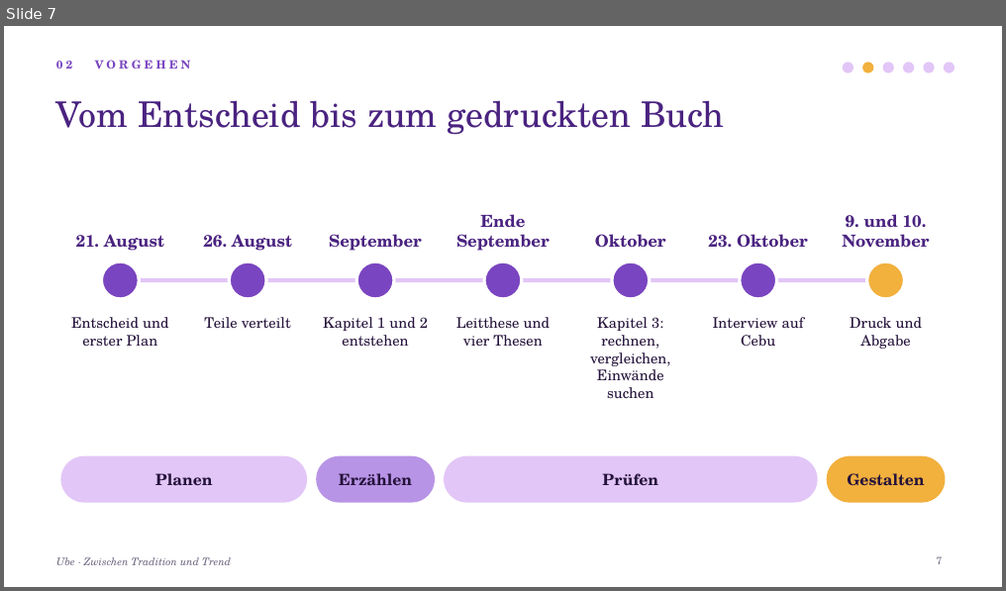
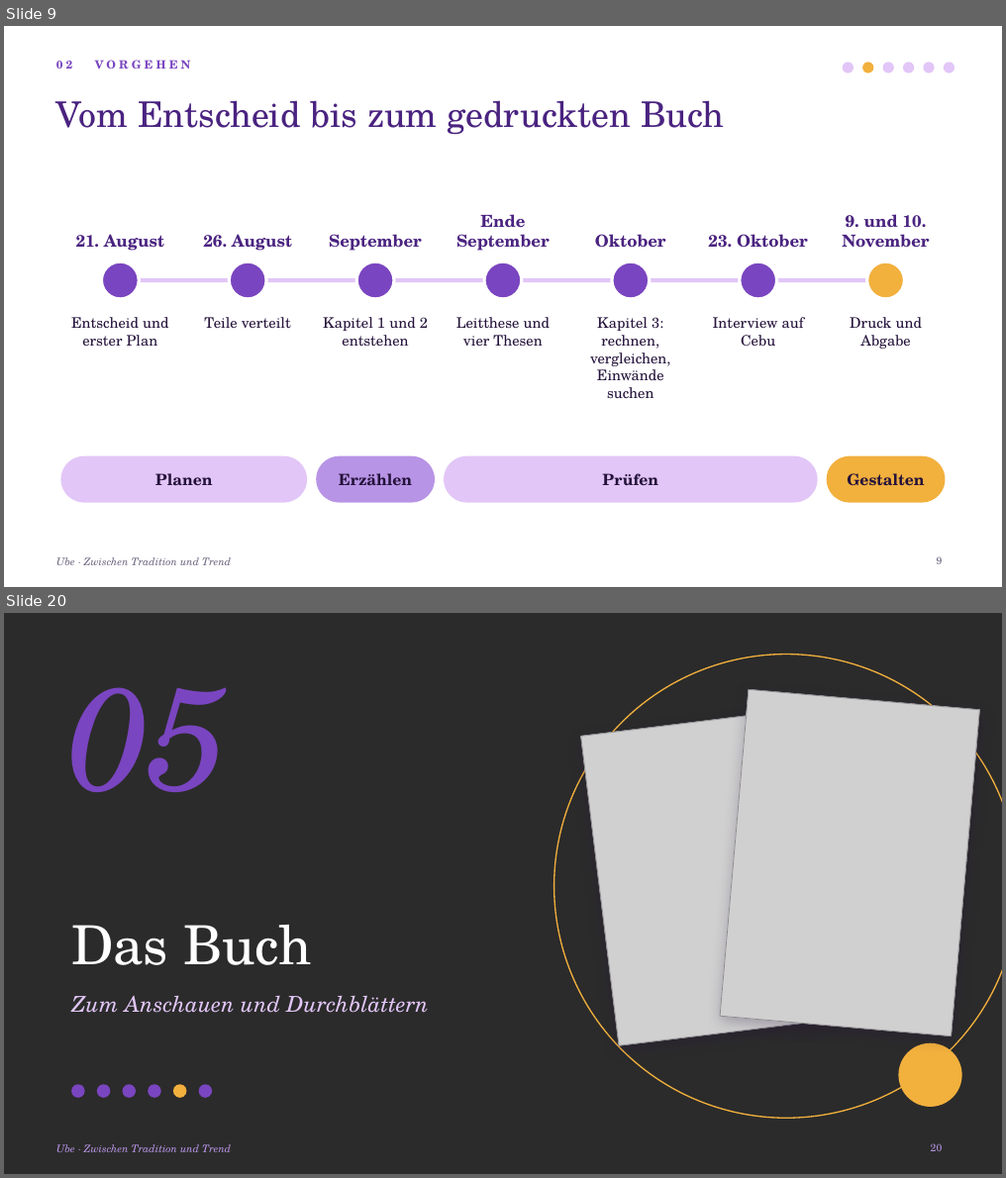
Before and after one commit to aezripeglow-collab/Ube-Sachbuch-Maturaarbeit, a slide deck: Ube Sachbuch Maturaarbeit/08 Präsentation/Ube_Maturapraesentation.pptx. Shown one above the other, each under a label of ours: slide 7 before the commit, slides 9 and 20 after it; the slides between them are not shown. The pictures are 1006x591 and 1006x1178 pixels, drawn with LibreOffice and Linux fonts; fonts in the diff are those of the drawing; grey boxes stand for pictures; background and template pictures are left out; a plain dark background stands for a picture behind light text. Boxes give left, top, right and bottom in pixels: in the first picture for what was removed or moved away, otherwise in the second. Text is boxed around its words. In the diff, an @@ line names an element or a change of style, - is before the commit and + after.

```diff
--- a/Ube Sachbuch Maturaarbeit/08 Präsentation/Ube_Maturapraesentation.pptx
+++ b/Ube Sachbuch Maturaarbeit/08 Präsentation/Ube_Maturapraesentation.pptx
@@ slide 20 added at [4,613,1002,1174], background picture (left out) @@
@@ ellipse added at [554,655,1002,1118], outline #F2B03D 1.25 pt @@
@@ text added at [67,687,229,792], 140 pt, text #7A45C0, italic @@
+05
@@ rectangle added at [720,689,980,1037], fill #FFFFFF, outline #E2C6F7 0.5 pt @@
@@ picture added at [720,689,980,1037] @@
@@ rectangle added at [581,709,839,1046], fill #FFFFFF, outline #E2C6F7 0.5 pt @@
@@ picture added at [581,709,839,1046] @@
@@ title added at [71,925,311,965], 52 pt, text #FFFFFF @@
+Das Buch
@@ text added at [71,995,429,1013], 21 pt, text #E2C6F7, italic @@
+Zum Anschauen und Durchblättern
@@ ellipse added at [899,1044,962,1107], fill #F2B03D @@
@@ ellipse added at [71,1084,85,1098], fill #7A45C0 @@
@@ ellipse added at [97,1084,110,1098], fill #7A45C0 @@
@@ ellipse added at [122,1084,136,1098], fill #7A45C0 @@
@@ ellipse added at [148,1084,161,1098], fill #7A45C0 @@
@@ ellipse added at [173,1084,187,1098], fill #F2B03D @@
@@ ellipse added at [199,1084,212,1098], fill #7A45C0 @@
@@ text added at [56,1145,231,1153], 10 pt, text #B894E6, italic @@
+Ube · Zwischen Tradition und Trend
@@ page number added at [931,1144,943,1152], 10 pt, text #B894E6 @@
+20
@@ what was slide 7 is now slide 9 @@
@@ page number at [937,557,943,565]: text changed @@
-7
+9
```
Also in this commit, not shown: 17 slides changed, 5 other slides added, 4 other files.
